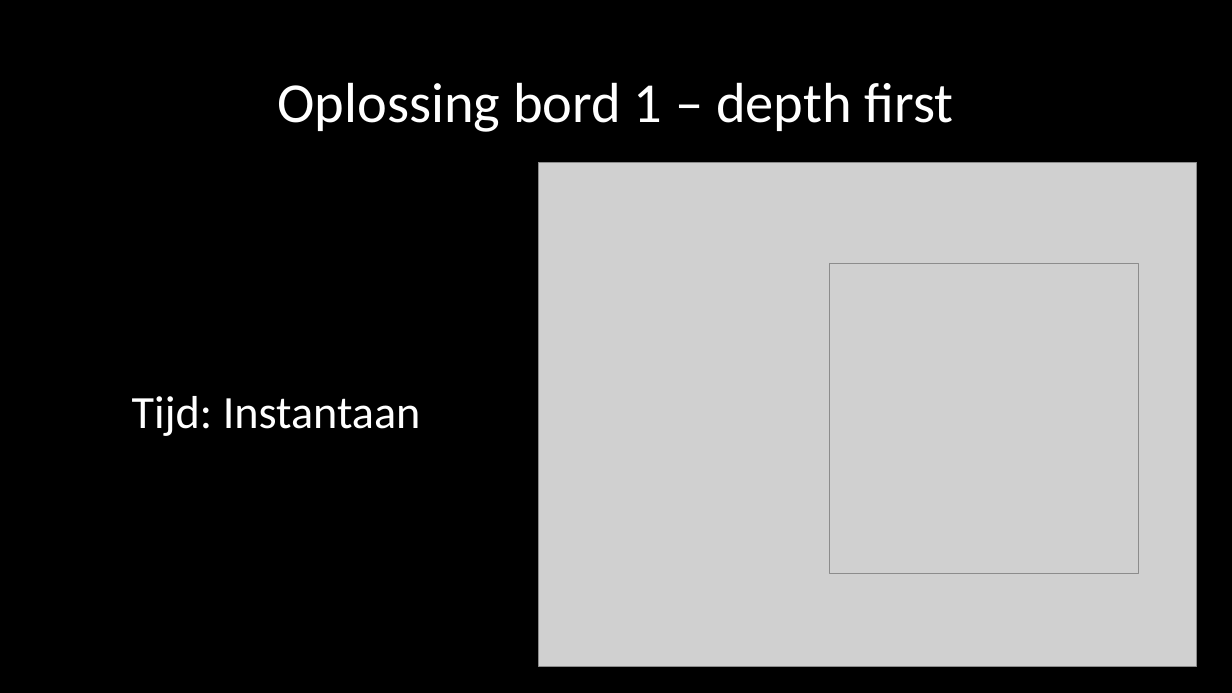
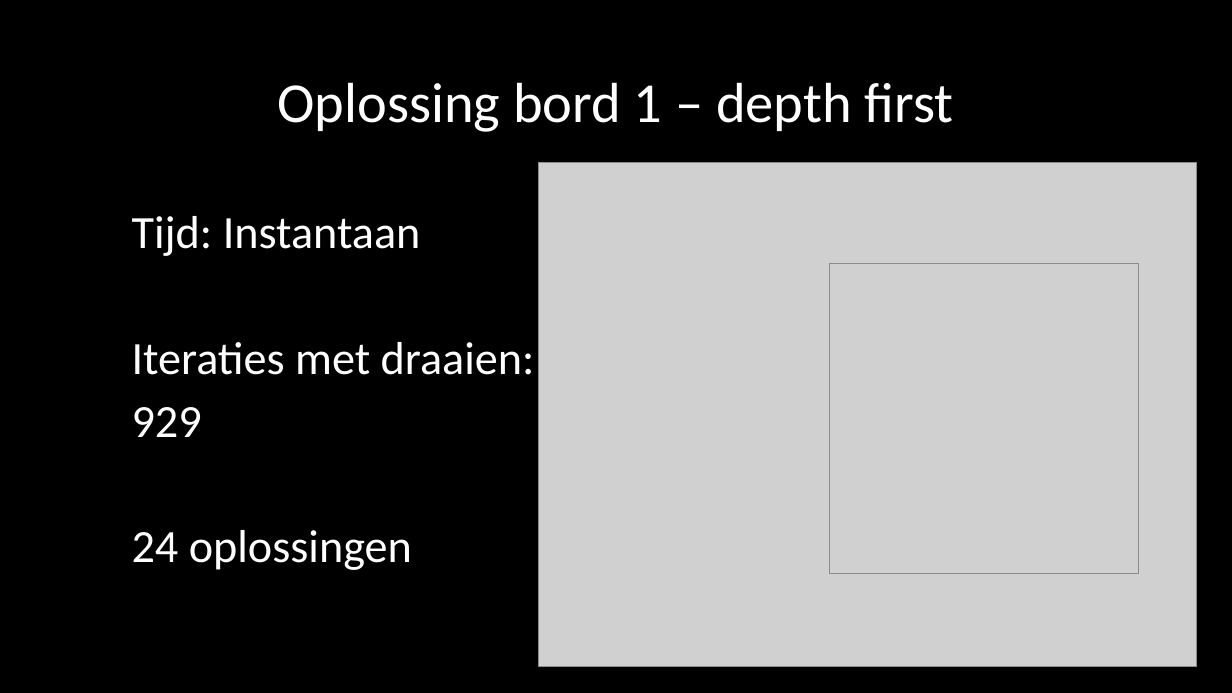
Before and after one commit to Kriandir/Inteamiderend, a slide deck: slide 9 of Presentatie3.pptx (slide 8 before the commit). Drawn at 1232x693 pixels with LibreOffice and Linux fonts; fonts in the diff are those of the drawing; grey boxes stand for pictures. Boxes give left, top, right and bottom in pixels: in the first picture for what was removed or moved away, otherwise in the second. Text is boxed around its words. In the diff, an @@ line names an element or a change of style, - is before the commit and + after.

```diff
--- a/Presentatie3.pptx
+++ b/Presentatie3.pptx
@@ text "Tijd: Instantaan": place and size @@
-text "Tijd: Instantaan" at <box>132,396,421,436</box>
+text "Tijd: Instantaan" at <box>132,216,535,570</box>
@@ text at <box>132,342,535,570</box>: paragraphs added @@
+Iteraties met draaien:
+929
+24 oplossingen
```
Also in this commit, not shown: 7 other slides changed, 6 slides added, 1 slide removed, 3 other files.
